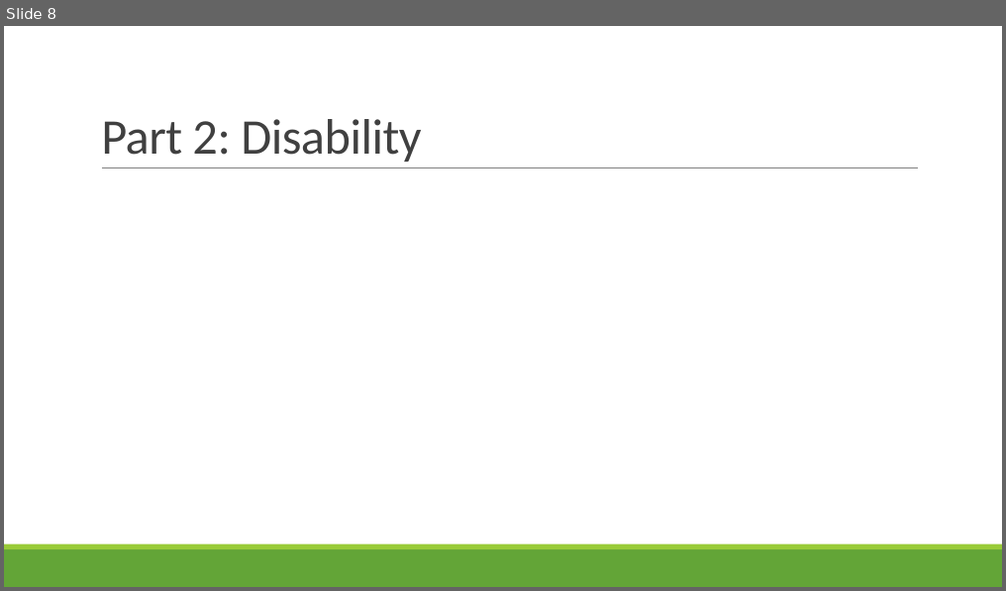
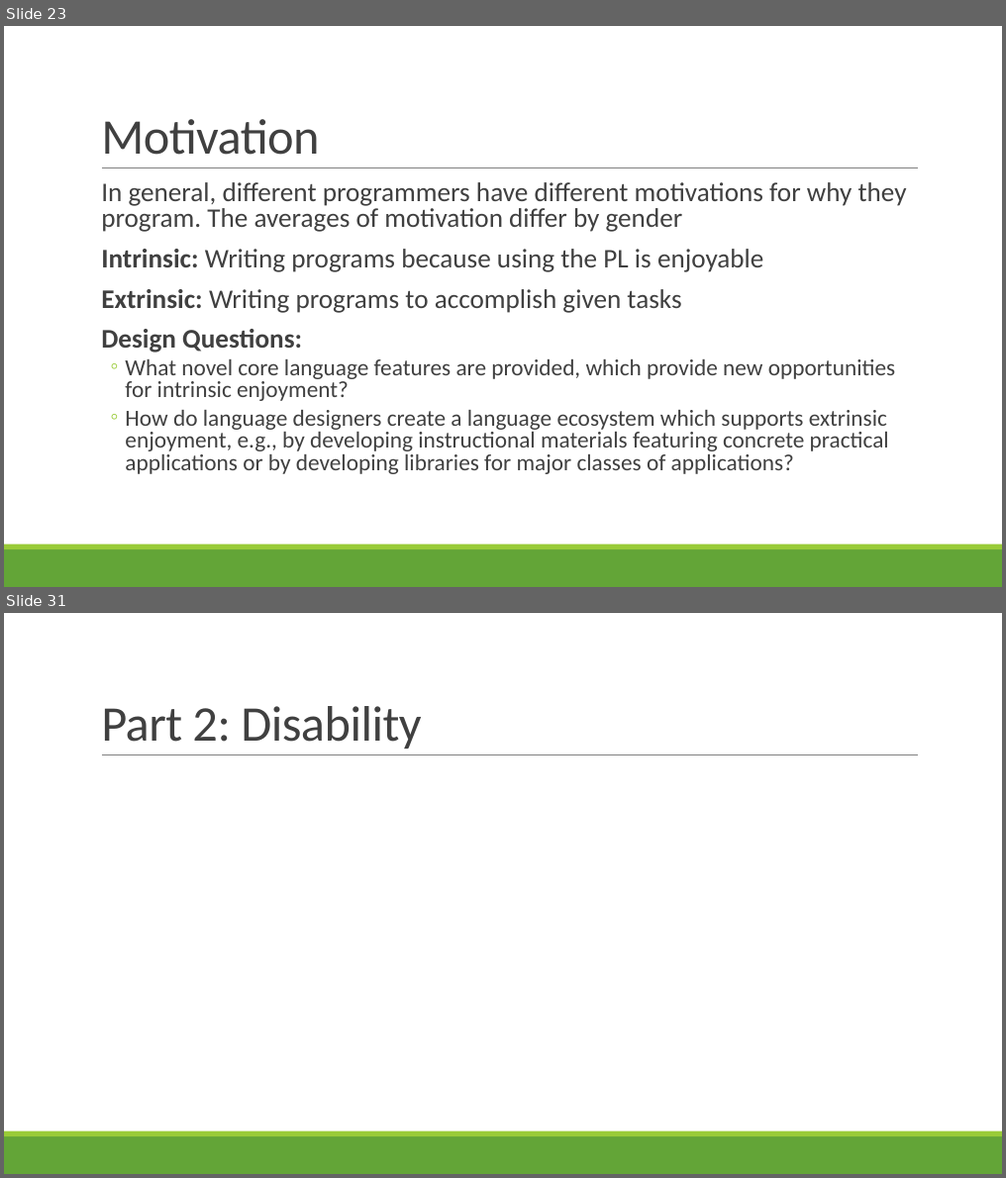
Before and after one commit to rbohrer/pl-course, a slide deck: LectureSlides/10GenderDisability.pptx. Shown one above the other, each under a label of ours: slide 8 before the commit, slides 23 and 31 after it; the slides between them are not shown. The pictures are 1006x591 and 1006x1178 pixels, drawn with LibreOffice and Linux fonts; fonts in the diff are those of the drawing. Boxes give left, top, right and bottom in pixels: in the first picture for what was removed or moved away, otherwise in the second. Text is boxed around its words. In the diff, an @@ line names an element or a change of style, - is before the commit and + after.

```diff
--- a/LectureSlides/10GenderDisability.pptx
+++ b/LectureSlides/10GenderDisability.pptx
@@ slide 23 added at bbox=[4, 26, 1002, 587], background #FFFFFF; not listed: 3 template elements that a slide beside it also shows @@
@@ title added at bbox=[101, 119, 319, 155], 48 pt, text #404040 @@
+Motivation
@@ text added at bbox=[101, 182, 907, 474], 22.2 pt, text #404040 @@
+  In general, different programmers have different motivations for why they program. The averages of motivation differ by gender
+  Intrinsic: Writing programs because using the PL is enjoyable
+  Extrinsic: Writing programs to accomplish given tasks
+  Design Questions:
+  ◦ What novel core language features are provided, which provide new opportunities for intrinsic enjoyment?
+  ◦ How do language designers create a language ecosystem which supports extrinsic enjoyment, e.g., by developing instructional materials featuring concrete practical applications or by developing libraries for major classes of applications?
@@ what was slide 8 is now slide 31 @@
```
Also in this commit, not shown: 2 slides changed, 24 other slides added, 2 slides removed.
